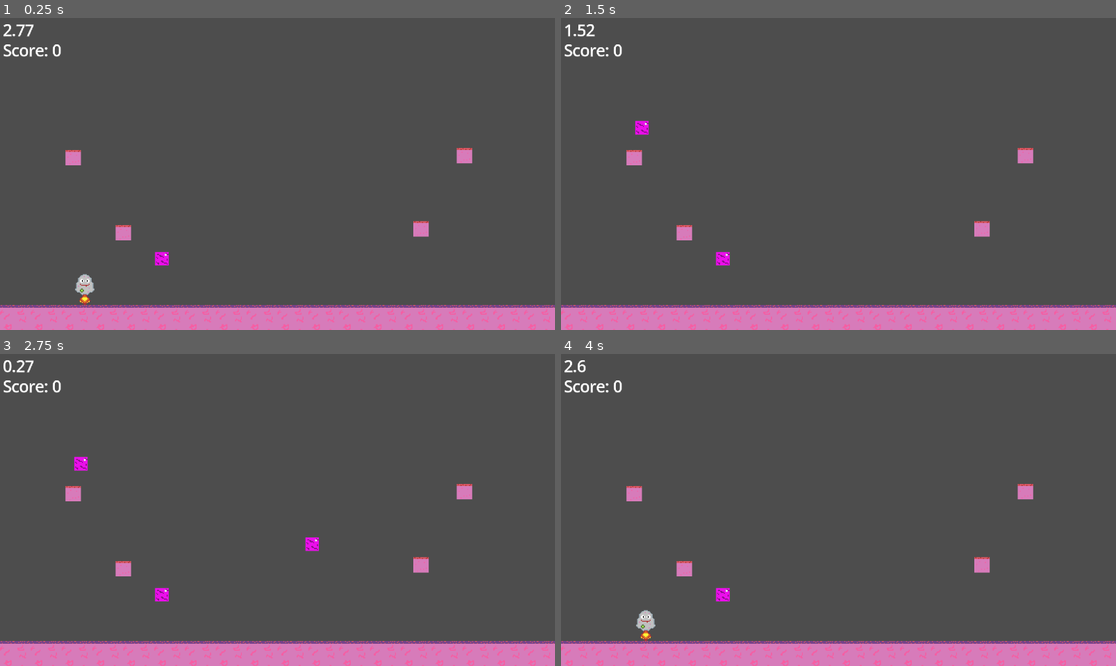
Above: before the commit, frames 1-4 (two rows, left to right).
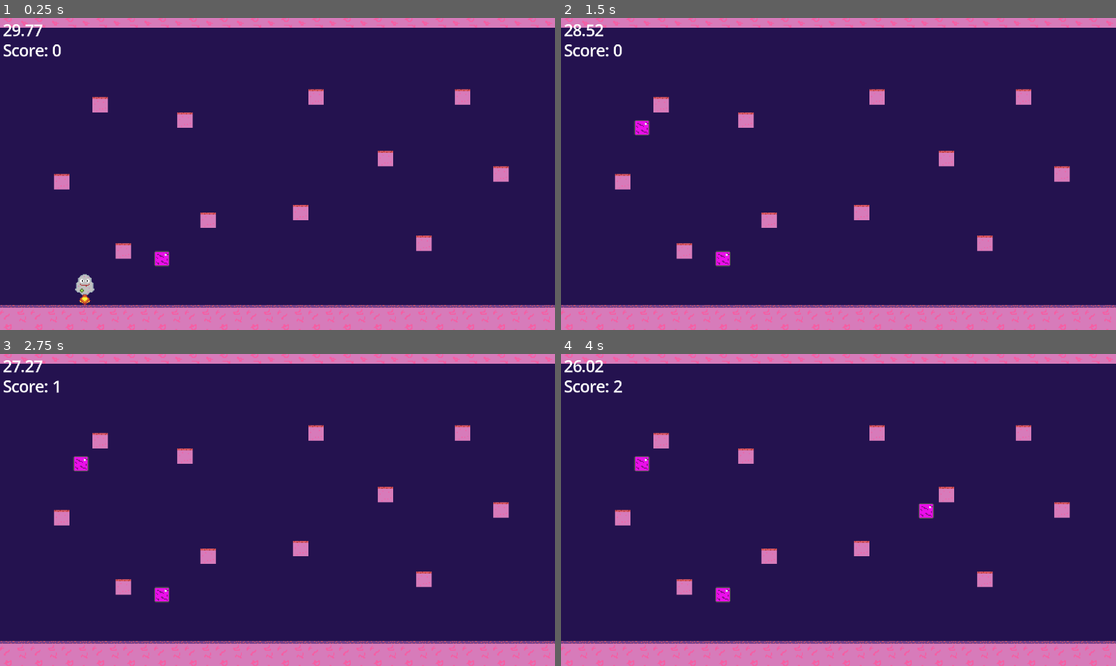
Above: after the commit, the same moments.

Repository: BigMouthInc/CS-IMGD4100GameJam
Game: Godot game, scene res://Scenes/main.tscn
Two runs of this game, one before a commit and one after it. Both use one fixed random seed, a clock stepped at 60 frames per second and the inputs below.
Inputs (mouse positions are in pixels of both pictures, inside the frame that each line leads up to):
- Up to frame 1 (0.25 s): no input
- Up to frame 2 (1.5 s): hold D (move_right) from 0.53 s (still down); tap S (teleport) at 0.6, 1.35 s; tap W (jump) at 0.77 s
- Up to frame 3 (2.75 s): tap W (jump) at 1.52 s; release D (move_right) at 2.03 s; hold A (move_left) from 2.03 s (still down); tap S (teleport) at 2.1 s
- Up to frame 4 (4 s): release A (move_left) at 2.78 s; hold D (move_right) 2.78-3.5 s; tap S (teleport) at 2.85 s; tap W (jump) at 3.02 s; click (838, 563) at 3.5 s, where only the run before the commit has a clickable "Restart"

The runs differ from the first frame. In frame 1, 91% of the frame differs, in the area x 0-100%, y 0-92%; in frame 2, 92%; in frame 3, 92%; in frame 4, 92%.

Commit message:
I work alone.... and in main
Added score and high score to game over menu (both of these work properly), lots more platforms, a ceiling, and a background

Diff:
--- a/cs-imgd-4100-game-jam!/Scenes/game_over.tscn
+++ b/cs-imgd-4100-game-jam!/Scenes/game_over.tscn
@@ -1,8 +1,10 @@
-[gd_scene load_steps=2 format=3 uid="uid://dxirp804ss1pp"]
+[gd_scene load_steps=3 format=3 uid="uid://dxirp804ss1pp"]
 
+[ext_resource type="Script" uid="uid://bsy1s6haw8se2" path="res://Scripts/game_over.gd" id="1_8fo1c"]
 [ext_resource type="Script" uid="uid://ci3m3cfld0xc2" path="res://Scripts/buttons.gd" id="1_ojehl"]
 
 [node name="GameOver" type="Node2D"]
+script = ExtResource("1_8fo1c")
 
 [node name="Camera2D" type="Camera2D" parent="."]
 position = Vector2(192, 104)
@@ -34,6 +36,20 @@
 text = "Quit"
 script = ExtResource("1_ojehl")
 
+[node name="ScoreLabel" type="Label" parent="."]
+offset_left = 8.0
+offset_top = 72.0
+offset_right = 48.0
+offset_bottom = 95.0
+theme_override_font_sizes/font_size = 12
+
+[node name="HighLabel" type="Label" parent="."]
+offset_left = 8.0
+offset_top = 104.0
+offset_right = 48.0
+offset_bottom = 127.0
+theme_override_font_sizes/font_size = 12
+
 [connection signal="button_up" from="Restart" to="Restart" method="_on_restart_button_up"]
 [connection signal="button_up" from="Restart" to="Restart" method="_on_button_up"]
 [connection signal="button_up" from="Quit" to="Restart" method="_on_quit_button_up"]
--- a/cs-imgd-4100-game-jam!/Scenes/main.tscn
+++ b/cs-imgd-4100-game-jam!/Scenes/main.tscn
@@ -32,23 +32,11 @@
 [node name="TileMap" type="TileMap" parent="."]
 tile_set = SubResource("TileSet_jjvhh")
 format = 2
-layer_0/tile_data = PackedInt32Array(-65536, 0, 0, -65535, 0 …(756 unchanged characters)… 6430, 0, 0, -786431, 0, 0, -786432, 0, 0)
+layer_0/tile_data = PackedInt32Array(-65536, 0, 0, -65535, 0 …(756 unchanged characters)… 6430, 0, 0, -786431, 0, 0, -786432, 0, 0, -720896, 0, 0, -720895, 0, 0, -720894, 0, 0, -720893, 0, 0, -720892, 0, 0, -720891, 0, 0, -720890, 0, 0, -720889, 0, 0, -720888, 0, 0, -720887, 0, 0, -720886, 0, 0, -720885, 0, 0, -720883, 0, 0, -720884, 0, 0, -720882, 0, 0, -720881, 0, 0, -720880, 0, 0, -720879, 0, 0)
 
 [node name="Camera2D" type="Camera2D" parent="."]
 position = Vector2(288, -168)
 zoom = Vector2(2, 2)
-
-[node name="platform" parent="." instance=ExtResource("5_6bp64")]
-position = Vector2(128, -107)
-
-[node name="platform2" parent="." instance=ExtResource("5_6bp64")]
-position = Vector2(437, -111)
-
-[node name="platform3" parent="." instance=ExtResource("5_6bp64")]
-position = Vector2(76, -185)
-
-[node name="platform4" parent="." instance=ExtResource("5_6bp64")]
-position = Vector2(482, -187)
 
 [node name="Spawner" type="Node2D" parent="."]
 position = Vector2(168, -80)
@@ -61,7 +49,7 @@
 position = Vector2(168, -80)
 
 [node name="Timer" type="Timer" parent="."]
-wait_time = 3.0
+wait_time = 30.0
 one_shot = true
 autostart = true
 
@@ -77,5 +65,48 @@
 offset_right = 43.0
 offset_bottom = -284.0
 
+[node name="Platforms" type="Node" parent="."]
+
+[node name="platform" parent="Platforms" instance=ExtResource("5_6bp64")]
+position = Vector2(128, -88)
+
+[node name="platform2" parent="Platforms" instance=ExtResource("5_6bp64")]
+position = Vector2(440, -96)
+
+[node name="platform3" parent="Platforms" instance=ExtResource("5_6bp64")]
+position = Vector2(64, -160)
+
+[node name="platform4" parent="Platforms" instance=ExtResource("5_6bp64")]
+position = Vector2(520, -168)
+
+[node name="platform5" parent="Platforms" instance=ExtResource("5_6bp64")]
+position = Vector2(192, -224)
+
+[node name="platform6" parent="Platforms" instance=ExtResource("5_6bp64")]
+position = Vector2(400, -184)
+
+[node name="platform7" parent="Platforms" instance=ExtResource("5_6bp64")]
+position = Vector2(312, -128)
+
+[node name="platform8" parent="Platforms" instance=ExtResource("5_6bp64")]
+position = Vector2(104, -240)
+
+[node name="platform9" parent="Platforms" instance=ExtResource("5_6bp64")]
+position = Vector2(328, -248)
+
+[node name="platform10" parent="Platforms" instance=ExtResource("5_6bp64")]
+position = Vector2(480, -248)
+
+[node name="platform11" parent="Platforms" instance=ExtResource("5_6bp64")]
+position = Vector2(216, -120)
+
+[node name="Background" type="ColorRect" parent="."]
+z_index = -100
+offset_left = -8.0
+offset_top = -336.0
+offset_right = 584.0
+offset_bottom = -24.0
+color = Color(0.14147198, 0.072558336, 0.3101026, 1)
+
 [connection signal="timeout" from="Spawner/Block Timer" to="Spawner" method="_on_block_timer_timeout"]
 [connection signal="timeout" from="Timer" to="." method="_on_timer_timeout"]
--- a/cs-imgd-4100-game-jam!/Scripts/buttons.gd
+++ b/cs-imgd-4100-game-jam!/Scripts/buttons.gd
@@ -8,4 +8,5 @@
 
 
 func _on_restart_button_up() -> void:
+	GlobalVars.current_score = 0
 	get_tree().change_scene_to_file("res://Scenes/main.tscn")
--- a/cs-imgd-4100-game-jam!/Scripts/game_manager.gd
+++ b/cs-imgd-4100-game-jam!/Scripts/game_manager.gd
@@ -8,4 +8,3 @@
 
 func add_score(amount: int):
 	GlobalVars.current_score += amount
-	print("Score: ", GlobalVars.current_score)
--- /dev/null
+++ b/cs-imgd-4100-game-jam!/Scripts/game_over.gd
@@ -0,0 +1,11 @@
+extends Node2D
+
+@onready var score = $ScoreLabel
+@onready var high = $HighLabel
+
+func _ready() -> void:
+	score.text = "Your Score: " + str(GlobalVars.current_score)
+	if GlobalVars.current_score > GlobalVars.hScore:
+		GlobalVars.hScore = GlobalVars.current_score
+		high.text += "New high score!\n"
+	high.text += "High Score: " + str(GlobalVars.hScore)
--- a/cs-imgd-4100-game-jam!/Scripts/global_vars.gd
+++ b/cs-imgd-4100-game-jam!/Scripts/global_vars.gd
@@ -1,3 +1,4 @@
 extends Node
 
 var current_score = 0
+var hScore = 0
--- a/cs-imgd-4100-game-jam!/Scripts/main.gd
+++ b/cs-imgd-4100-game-jam!/Scripts/main.gd
@@ -3,11 +3,10 @@
 @onready var timer = $Timer
 @onready var time = $Time
 @onready var scorePrint = $ScoreCt
-@onready var score = GlobalVars.current_score
 
 func _process(delta: float) -> void:
 	time.set_text(str(snapped(timer.get_time_left(), 0.01)))
-	scorePrint.set_text("Score: " + str(score))
+	scorePrint.set_text("Score: " + str(GlobalVars.current_score))
 
 
 func _on_timer_timeout() -> void:
Not shown: 1 places in cs-imgd-4100-game-jam!/Scenes/main.tscn that only renumber resources
Not shown, added: cs-imgd-4100-game-jam!/Scripts/game_over.gd.uid
